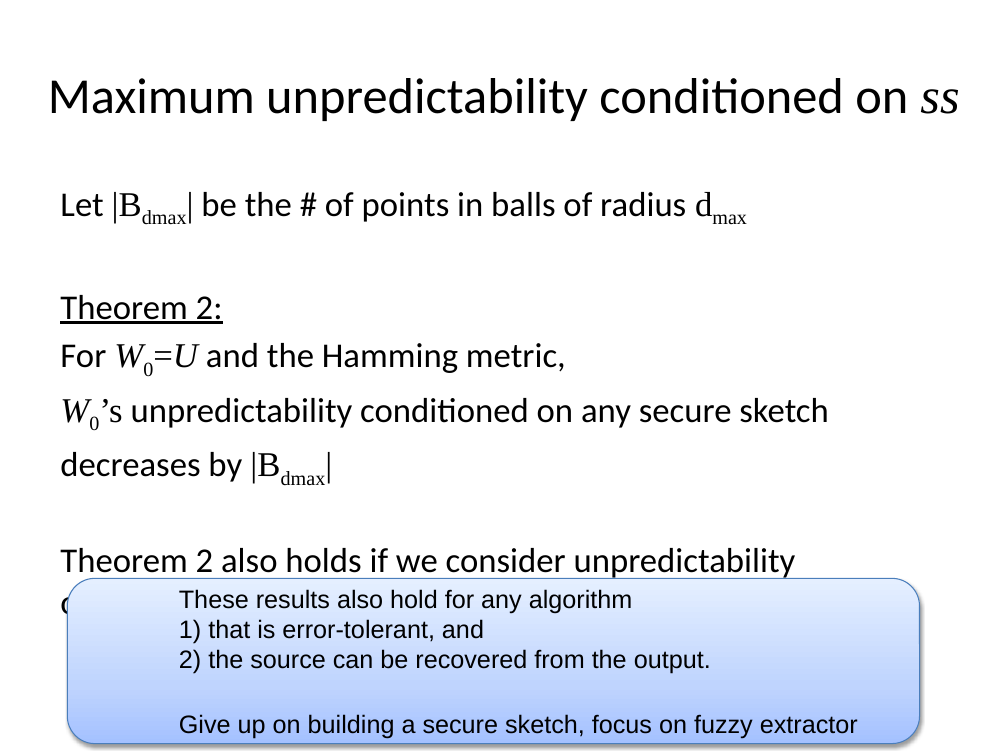
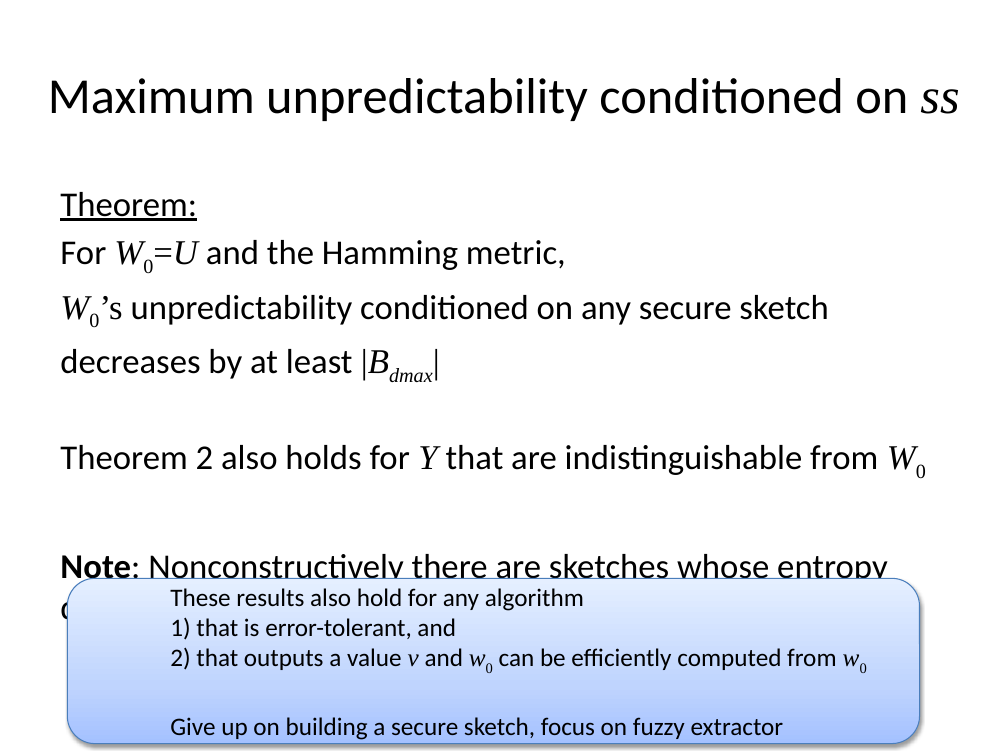
Before and after one commit to xianruimeng/comp-fuzzy-ext, a slide deck: slide 21 of ComputationalFuzzyExtractors.pptx (slide 22 before the commit). Drawn at 1008x756 pixels with LibreOffice and Linux fonts; fonts in the diff are those of the drawing. Boxes give left, top, right and bottom in pixels: in the first picture for what was removed or moved away, otherwise in the second. Text is boxed around its words. In the diff, an @@ line names an element or a change of style, - is before the commit and + after.

```diff
--- a/ComputationalFuzzyExtractors.pptx
+++ b/ComputationalFuzzyExtractors.pptx
@@ text at (60, 192, 197, 221): text changed @@
-Let |Bdmax| be the # of points in balls of radius dmax
-Theorem 2:
+Theorem:
@@ text at (60, 349, 887, 628): text changed @@
-decreases by |Bdmax|
-Theorem 2 also holds if we consider unpredictability
-of distributions that are indistinguishable from W0
+decreases by at least |Bdmax|
+Theorem 2 also holds for Y that are indistinguishable from W0
+Note: Nonconstructively there are sketches whose entropy decreases by |Bdmax| [Varshamov1957]
@@ text in rounded rectangle at (170, 588, 836, 670): text changed; font Arial to Calibri @@
-  These results also hold for any algorithm
-  1) that is error-tolerant, and
-  2) the source can be recovered from the output.
+  These results also hold for any algorithm
+  1) that is error-tolerant, and
+  2) that outputs a value v and w0 can be efficiently computed from w0
@@ text in rounded rectangle at (170, 717, 784, 740): font Arial to Calibri in "Give up on building a secure sketch, ..." @@
```
Also in this commit, not shown: 33 other slides changed, 4 slides added, 2 slides removed, 1 other file.
